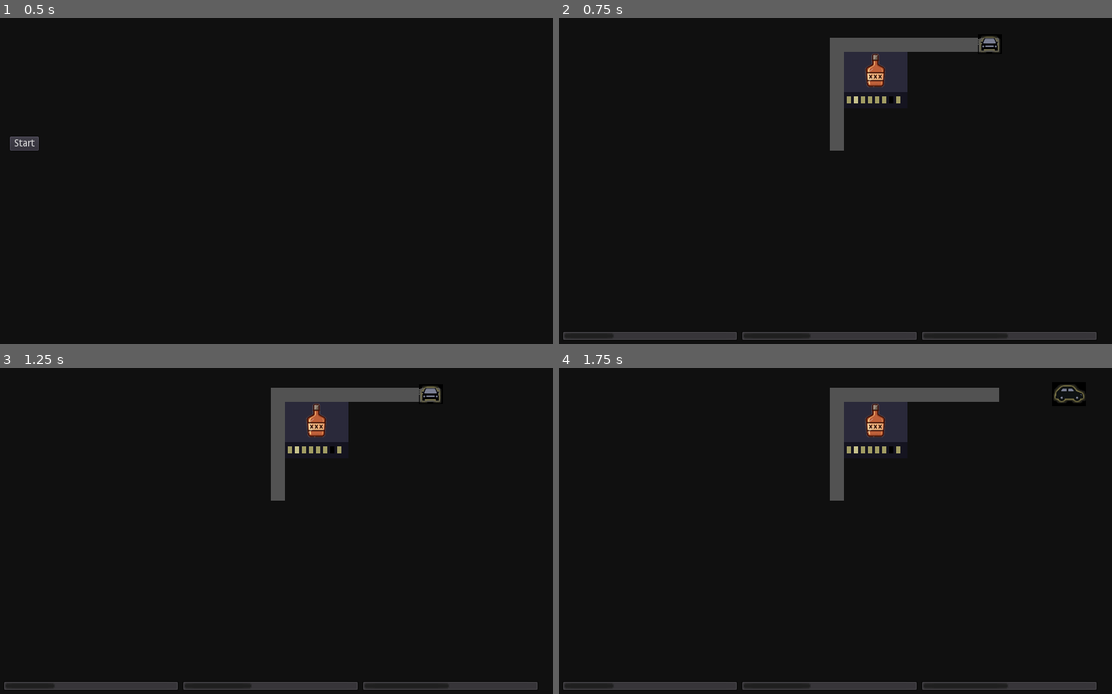
Above: before the commit, frames 1-4 (two rows, left to right).
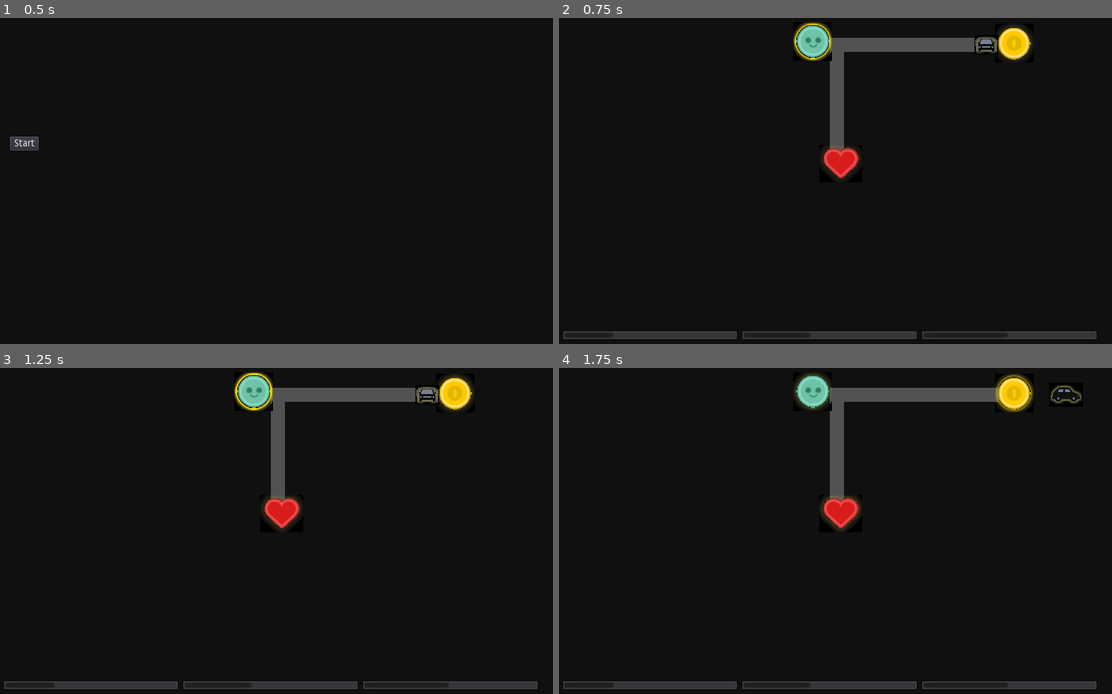
Above: after the commit, the same moments.

Repository: Trizalio/LifeLoop
Game: Godot game, scene res://scenes/main.tscn
The game is run twice, just before and just after one commit, with the same random seed, the same clock (stepped at 60 frames per second) and the same inputs.
Inputs:
- Up to frame 1 (0.5 s): no input
- Up to frame 2 (0.75 s): click "Start" at 0.5 s
- Up to frame 3 (1.25 s): no input
- Up to frame 4 (1.75 s): tap Enter at 1.25 s; hold Right (ui_right) from 1.28 s (still down); tap Space at 1.52 s

Frame 1 is identical in both runs. In frame 2, 3.8% of the frame differs, in the area x 0-98%, y 1-99%; in frame 3, 3.9%; in frame 4, 4.0%.

Commit message:
city map

Diff:
--- a/project.godot
+++ b/project.godot
@@ -28,6 +28,37 @@
 
 window/size/width=800
 
+[input]
+
+ui_left={
+"deadzone": 0.5,
+"events": [ Object(InputEventKey,"resource_local_to_scene":false,"resource_name":"","device":0,"alt":false,"shift":false,"control":false,"meta":false,"command":false,"pressed":false,"scancode":16777231,"unicode":0,"echo":false,"script":null)
+, Object(InputEventJoypadButton,"resource_local_to_scene":false,"resource_name":"","device":0,"button_index":14,"pressure":0.0,"pressed":false,"script":null)
+, Object(InputEventKey,"resource_local_to_scene":false,"resource_name":"","device":0,"alt":false,"shift":false,"control":false,"meta":false,"command":false,"pressed":false,"scancode":65,"unicode":0,"echo":false,"script":null)
+ ]
+}
+ui_right={
+"deadzone": 0.5,
+"events": [ Object(InputEventKey,"resource_local_to_scene":false,"resource_name":"","device":0,"alt":false,"shift":false,"control":false,"meta":false,"command":false,"pressed":false,"scancode":16777233,"unicode":0,"echo":false,"script":null)
+, Object(InputEventJoypadButton,"resource_local_to_scene":false,"resource_name":"","device":0,"button_index":15,"pressure":0.0,"pressed":false,"script":null)
+, Object(InputEventKey,"resource_local_to_scene":false,"resource_name":"","device":0,"alt":false,"shift":false,"control":false,"meta":false,"command":false,"pressed":false,"scancode":68,"unicode":0,"echo":false,"script":null)
+ ]
+}
+ui_up={
+"deadzone": 0.5,
+"events": [ Object(InputEventKey,"resource_local_to_scene":false,"resource_name":"","device":0,"alt":false,"shift":false,"control":false,"meta":false,"command":false,"pressed":false,"scancode":16777232,"unicode":0,"echo":false,"script":null)
+, Object(InputEventJoypadButton,"resource_local_to_scene":false,"resource_name":"","device":0,"button_index":12,"pressure":0.0,"pressed":false,"script":null)
+, Object(InputEventKey,"resource_local_to_scene":false,"resource_name":"","device":0,"alt":false,"shift":false,"control":false,"meta":false,"command":false,"pressed":false,"scancode":87,"unicode":0,"echo":false,"script":null)
+ ]
+}
+ui_down={
+"deadzone": 0.5,
+"events": [ Object(InputEventKey,"resource_local_to_scene":false,"resource_name":"","device":0,"alt":false,"shift":false,"control":false,"meta":false,"command":false,"pressed":false,"scancode":16777234,"unicode":0,"echo":false,"script":null)
+, Object(InputEventJoypadButton,"resource_local_to_scene":false,"resource_name":"","device":0,"button_index":13,"pressure":0.0,"pressed":false,"script":null)
+, Object(InputEventKey,"resource_local_to_scene":false,"resource_name":"","device":0,"alt":false,"shift":false,"control":false,"meta":false,"command":false,"pressed":false,"scancode":83,"unicode":0,"echo":false,"script":null)
+ ]
+}
+
 [rendering]
 
 environment/default_environment="res://default_env.tres"
--- a/scenes/city.tscn
+++ b/scenes/city.tscn
@@ -1,20 +1,15 @@
-[gd_scene load_steps=10 format=2]
+[gd_scene load_steps=15 format=2]
 
 [ext_resource path="res://scripts/city_player.gd" type="Script" id=1]
-[ext_resource path="res://art/bottle.PNG" type="Texture" id=2]
+[ext_resource path="res://art/buildings/heal.png" type="Texture" id=2]
 [ext_resource path="res://art/car_back.PNG" type="Texture" id=3]
 [ext_resource path="res://art/car_front.png" type="Texture" id=4]
 [ext_resource path="res://art/car_side.PNG" type="Texture" id=5]
 [ext_resource path="res://scenes/glow.tres" type="Material" id=6]
 [ext_resource path="res://scenes/bars.tscn" type="PackedScene" id=7]
-
-[sub_resource type="SpriteFrames" id=1]
-animations = [ {
-"frames": [ ExtResource( 2 ) ],
-"loop": true,
-"name": "default",
-"speed": 5.0
-} ]
+[ext_resource path="res://art/buildings/bar.png" type="Texture" id=8]
+[ext_resource path="res://art/buildings/coin.png" type="Texture" id=9]
+[ext_resource path="res://scenes/glow.shader" type="Shader" id=10]
 
 [sub_resource type="SpriteFrames" id=2]
 animations = [ {
@@ -34,6 +29,30 @@
 "speed": 5.0
 } ]
 
+[sub_resource type="ShaderMaterial" id=4]
+shader = ExtResource( 10 )
+shader_param/selected_glow = Color( 1, 0.866667, 0, 1 )
+shader_param/max_steps = 4
+shader_param/shift_per_step = 1.0
+shader_param/pulse_frequency = 5.0
+shader_param/power = 0.2
+
+[sub_resource type="ShaderMaterial" id=5]
+shader = ExtResource( 10 )
+shader_param/selected_glow = Color( 1, 0.866667, 0, 1 )
+shader_param/max_steps = 4
+shader_param/shift_per_step = 1.0
+shader_param/pulse_frequency = 5.0
+shader_param/power = 0.2
+
+[sub_resource type="ShaderMaterial" id=3]
+shader = ExtResource( 10 )
+shader_param/selected_glow = Color( 1, 0.866667, 0, 1 )
+shader_param/max_steps = 4
+shader_param/shift_per_step = 1.0
+shader_param/pulse_frequency = 5.0
+shader_param/power = 0.2
+
 [node name="City" type="Node"]
 
 [node name="ColorRect" type="ColorRect" parent="."]
@@ -45,135 +64,10 @@
 }
 
 [node name="bars" parent="." instance=ExtResource( 7 )]
+margin_top = -0.840881
+margin_bottom = -0.840881
 
 [node name="Map" type="Node2D" parent="."]
-
-[node name="Buildings" type="Node2D" parent="Map"]
-
-[node name="ColorRect3" type="ColorRect" parent="Map/Buildings"]
-margin_left = 510.0
-margin_top = 170.0
-margin_right = 590.0
-margin_bottom = 260.0
-rect_rotation = 90.0
-color = Color( 0.0862745, 0.0823529, 0.129412, 1 )
-__meta__ = {
-"_edit_use_anchors_": false
-}
-
-[node name="ColorRect13" type="ColorRect" parent="Map/Buildings"]
-margin_left = 510.0
-margin_top = 170.0
-margin_right = 590.0
-margin_bottom = 260.0
-rect_rotation = 90.0
-color = Color( 0.0862745, 0.0823529, 0.129412, 1 )
-__meta__ = {
-"_edit_use_anchors_": false
-}
-
-[node name="ColorRect4" type="ColorRect" parent="Map/Buildings"]
-margin_left = 510.0
-margin_top = 170.0
-margin_right = 567.0
-margin_bottom = 260.0
-rect_rotation = 90.0
-color = Color( 0.168627, 0.164706, 0.231373, 1 )
-__meta__ = {
-"_edit_use_anchors_": false
-}
-
-[node name="ColorRect5" type="ColorRect" parent="Map/Buildings"]
-margin_left = 430.0
-margin_top = 233.0
-margin_right = 440.0
-margin_bottom = 239.0
-rect_rotation = 90.0
-color = Color( 0.635294, 0.615686, 0.392157, 1 )
-__meta__ = {
-"_edit_use_anchors_": false
-}
-
-[node name="ColorRect6" type="ColorRect" parent="Map/Buildings"]
-margin_left = 440.0
-margin_top = 233.0
-margin_right = 450.0
-margin_bottom = 239.0
-rect_rotation = 90.0
-color = Color( 0.784314, 0.764706, 0.54902, 1 )
-__meta__ = {
-"_edit_use_anchors_": false
-}
-
-[node name="ColorRect7" type="ColorRect" parent="Map/Buildings"]
-margin_left = 450.0
-margin_top = 233.0
-margin_right = 460.0
-margin_bottom = 239.0
-rect_rotation = 90.0
-color = Color( 0.635294, 0.615686, 0.392157, 1 )
-__meta__ = {
-"_edit_use_anchors_": false
-}
-
-[node name="ColorRect8" type="ColorRect" parent="Map/Buildings"]
-margin_left = 460.0
-margin_top = 233.0
-margin_right = 470.0
-margin_bottom = 239.0
-rect_rotation = 90.0
-color = Color( 0.635294, 0.615686, 0.392157, 1 )
-__meta__ = {
-"_edit_use_anchors_": false
-}
-
-[node name="ColorRect9" type="ColorRect" parent="Map/Buildings"]
-margin_left = 470.0
-margin_top = 233.0
-margin_right = 480.0
-margin_bottom = 239.0
-rect_rotation = 90.0
-color = Color( 0.635294, 0.615686, 0.392157, 1 )
-__meta__ = {
-"_edit_use_anchors_": false
-}
-
-[node name="ColorRect10" type="ColorRect" parent="Map/Buildings"]
-margin_left = 480.0
-margin_top = 233.0
-margin_right = 490.0
-margin_bottom = 239.0
-rect_rotation = 90.0
-color = Color( 0.635294, 0.615686, 0.392157, 1 )
-__meta__ = {
-"_edit_use_anchors_": false
-}
-
-[node name="ColorRect11" type="ColorRect" parent="Map/Buildings"]
-margin_left = 490.0
-margin_top = 233.0
-margin_right = 500.0
-margin_bottom = 239.0
-rect_rotation = 90.0
-color = Color( 0, 0, 0, 1 )
-__meta__ = {
-"_edit_use_anchors_": false
-}
-
-[node name="ColorRect12" type="ColorRect" parent="Map/Buildings"]
-margin_left = 500.0
-margin_top = 233.0
-margin_right = 510.0
-margin_bottom = 239.0
-rect_rotation = 90.0
-color = Color( 0.635294, 0.615686, 0.392157, 1 )
-__meta__ = {
-"_edit_use_anchors_": false
-}
-
-[node name="AnimatedSprite" type="AnimatedSprite" parent="Map/Buildings"]
-position = Vector2( 464.37, 197.808 )
-frames = SubResource( 1 )
 
 [node name="Roads" type="Node2D" parent="Map"]
 
@@ -199,12 +93,32 @@
 }
 
 [node name="Player" type="Node2D" parent="Map"]
+position = Vector2( 622.035, 160.181 )
 script = ExtResource( 1 )
+__meta__ = {
+"_edit_group_": true
+}
 
 [node name="Sprite" type="AnimatedSprite" parent="Map/Player"]
 modulate = Color( 0.478431, 0.498039, 0.576471, 1 )
 material = ExtResource( 6 )
-position = Vector2( 626.789, 159.18 )
 scale = Vector2( 0.5, 0.5 )
 frames = SubResource( 2 )
 animation = "up"
+
+[node name="buildings" type="Node2D" parent="Map"]
+
+[node name="bar" type="Sprite" parent="Map/buildings"]
+material = SubResource( 4 )
+position = Vector2( 375.959, 155.016 )
+texture = ExtResource( 8 )
+
+[node name="work" type="Sprite" parent="Map/buildings"]
+material = SubResource( 5 )
+position = Vector2( 661.047, 157.739 )
+texture = ExtResource( 9 )
+
+[node name="home" type="Sprite" parent="Map/buildings"]
+material = SubResource( 3 )
+position = Vector2( 415.714, 328.045 )
+texture = ExtResource( 2 )
--- a/scenes/glow.shader
+++ b/scenes/glow.shader
@@ -1,8 +1,8 @@
 shader_type canvas_item;
 
 uniform vec4 selected_glow: hint_color;
-uniform int max_steps = 8;
-uniform float shift_per_step = 0.01;
+uniform int max_steps = 5;
+uniform float shift_per_step = 1;
 uniform float pulse_frequency = 5.;
 uniform float power = 2.;
 
--- a/scripts/city_player.gd
+++ b/scripts/city_player.gd
@@ -1,45 +1,71 @@
 extends Node2D
 
-
-# Declare member variables here. Examples:
-# var a = 2
-# var b = "text"
+func _input(event):
+	var user_selection_input = InputController.get_selection_from_event(event)
+	if user_selection_input == InputController.UserSelectionInput.use:
+		if active_building == bar:
+			pass
 
 
-# Called when the node enters the scene tree for the first time.
+var active_building: Node2D = null
+var buildings = []
+var bar = null
+var work = null
+var home = null
+
+
 func _ready():
-	pass # Replace with function body.
+	bar = get_node('../buildings/bar')
+	work = get_node('../buildings/work')
+	home = get_node('../buildings/home')
+	bar.material.set_shader_param("power", 2.0)
+	buildings = [bar, work, home]
+#	buildings = [home]
+	motion = Vector2()
 
-var motion = null
+var motion = Vector2()
 const SPEED = 250
 
 # Called every frame. 'delta' is the elapsed time since the previous frame.
 func _process(delta):
+	move(delta)
+#	check_buildings_nearly()
+
+func check_buildings_nearly():
+	for i in len(buildings):
+		var building: Node2D = buildings[i]
+		var delta_position = position - building.position
+		var glow_power = clamp(40 / delta_position.length(), 0.2, 5.0)
+		if glow_power > 1:
+			glow_power = 3.0
+			active_building = building
+		building.material.set_shader_param("power", glow_power)
+#		print('building.material.set_shader_param("power", ', glow_power, ')')
+
+func move(delta):
+	var user_move_input = InputController.get_direction()
+
+	var player_sprite: AnimatedSprite = get_node("Sprite")
 	motion = Vector2()
-	var sprite = get_node("Sprite")
-
-	if Input.is_action_pressed("ui_up"):
-		motion += Vector2(0,-1)
-		sprite.animation = 'up'
-	elif Input.is_action_pressed("ui_down"):
-		motion += Vector2(0,1)
-		sprite.animation = 'down'
-	elif Input.is_action_pressed("ui_left"):
-		motion += Vector2(-1,0)
-		sprite.animation = 'side'
-		if sprite.scale.x > 0:
-			sprite.scale.x *= -1
-	elif Input.is_action_pressed("ui_right"):
-		motion += Vector2(1,0)
-		sprite.animation = 'side'
-		if sprite.scale.x < 0:
-			sprite.scale.x *= -1
-
-	position += motion * delta * SPEED
-#	var size = get_viewport_rect().size
-
-#	pos.x = clamp (pos.x,0,size.x)
-#	pos.y = clamp (pos.y,0,size.y)
-
-#	set_pos(pos)
-	pass
+	if user_move_input == InputController.UserMoveInput.up:
+		motion += Vector2(0, -1)
+		player_sprite.animation = 'up'
+	elif user_move_input == InputController.UserMoveInput.down:
+		motion += Vector2(0, 1)
+		player_sprite.animation = 'down'
+	elif user_move_input == InputController.UserMoveInput.left:
+		motion += Vector2(-1, 0)
+		player_sprite.animation = 'side'
+		if player_sprite.scale.x > 0:
+			player_sprite.scale.x *= -1
+	elif user_move_input == InputController.UserMoveInput.right:
+		motion += Vector2(1, 0)
+		player_sprite.animation = 'side'
+		if player_sprite.scale.x < 0:
+			player_sprite.scale.x *= -1
+	else:
+		motion = Vector2(0, 0)
+#
+	if motion != Vector2(0, 0):
+		position += motion * delta * SPEED
+		check_buildings_nearly()
--- /dev/null
+++ b/scripts/singletones/game_status.gd
@@ -0,0 +1,18 @@
+extends Node
+
+
+# Declare member variables here. Examples:
+# var a = 2
+# var b = "text"
+var money: float = 50
+var health: float = 50
+var family: float = 50
+
+# Called when the node enters the scene tree for the first time.
+func _ready():
+	pass # Replace with function body.
+
+
+# Called every frame. 'delta' is the elapsed time since the previous frame.
+#func _process(delta):
+#	pass
--- a/scripts/singletones/input_controller.gd
+++ b/scripts/singletones/input_controller.gd
@@ -9,12 +9,34 @@
 
 func get_selection_from_event(event: InputEvent):
 	if event is InputEventKey and event.echo == false and event.pressed == true:
-		if event.scancode == KEY_A:
+		if event.scancode == KEY_A or event.scancode == KEY_LEFT:
 			return UserSelectionInput.last
-		elif event.scancode == KEY_D:
+		elif event.scancode == KEY_D or event.scancode == KEY_RIGHT:
 			return UserSelectionInput.next
 		elif event.scancode == KEY_SPACE:
 			return UserSelectionInput.use
+
+func get_direction_from_event(event: InputEvent):
+	if event is InputEventKey and event.pressed == true:
+		if event.scancode == KEY_A or event.scancode == KEY_LEFT:
+			return UserMoveInput.left
+		elif event.scancode == KEY_D or event.scancode == KEY_RIGHT:
+			return UserMoveInput.right
+		elif event.scancode == KEY_W or event.scancode == KEY_UP:
+			return UserMoveInput.up
+		elif event.scancode == KEY_S or event.scancode == KEY_DOWN:
+			return UserMoveInput.down
+
+func get_direction():
+
+	if Input.is_action_pressed("ui_up"):
+		return UserMoveInput.up
+	if Input.is_action_pressed("ui_down"):
+		return UserMoveInput.down
+	if Input.is_action_pressed("ui_left"):
+		return UserMoveInput.left
+	if Input.is_action_pressed("ui_right"):
+		return UserMoveInput.right
 
 
 
Binary file added: art/buildings/bar.png
Not shown, added: art/buildings/bar.png.import
Binary file added: art/buildings/coin.png
Not shown, added: art/buildings/coin.png.import
Binary file added: art/buildings/heal.png
Not shown, added: art/buildings/heal.png.import
